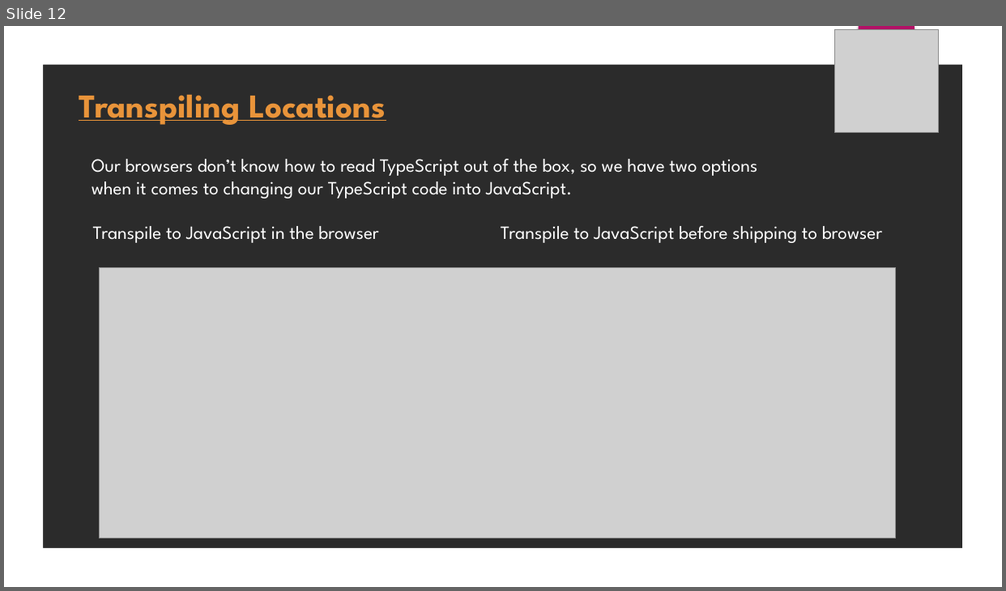
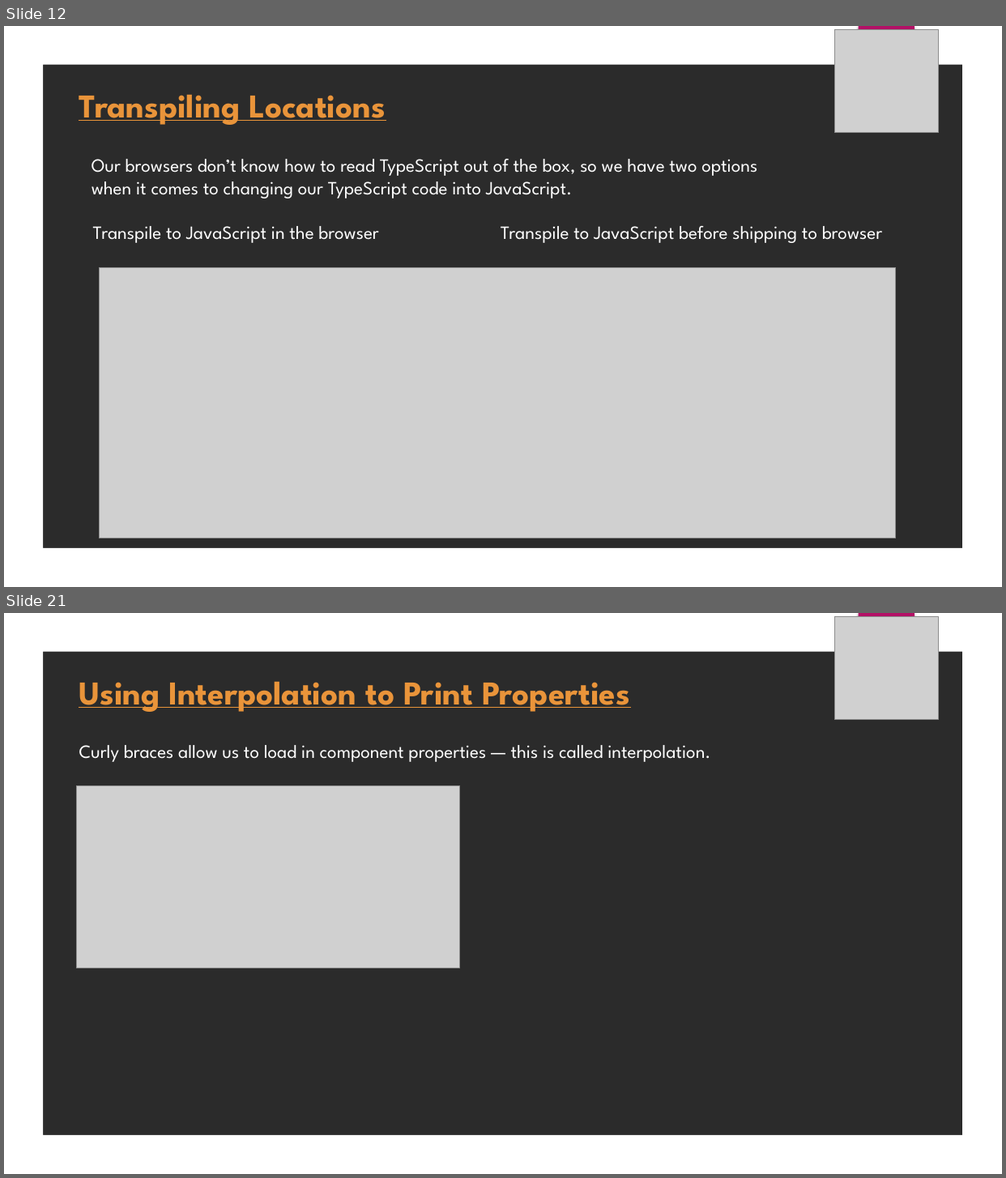
Before and after one commit to uiravi/Angular-pptx, a slide deck: Angular.pptx. Shown one above the other, each under a label of ours: slide 12 before the commit, slides 12 and 21 after it; the slides between them are not shown. The pictures are 1006x591 and 1006x1178 pixels, drawn with LibreOffice and Linux fonts; fonts in the diff are those of the drawing; grey boxes stand for pictures; background and template pictures are left out; a plain dark background stands for a picture behind light text. Boxes give left, top, right and bottom in pixels: in the first picture for what was removed or moved away, otherwise in the second. Text is boxed around its words. In the diff, an @@ line names an element or a change of style, - is before the commit and + after.

```diff
--- a/Angular.pptx
+++ b/Angular.pptx
@@ slide 21 added at box(4, 613, 1002, 1174), background picture (left out); not listed: 2 template elements that a slide beside it also shows @@
@@ picture added at box(835, 617, 938, 720) @@
@@ text added at box(79, 681, 630, 712), 32 pt, text #E9943A, bold, underline @@
+Using Interpolation to Print Properties
@@ text added at box(79, 745, 710, 762), 18 pt, text #FFFFFF @@
+Curly braces allow us to load in component properties — this is called interpolation.
@@ picture added at box(77, 786, 459, 969) @@
```
Also in this commit, not shown: 1 slide changed, 10 other slides added.
